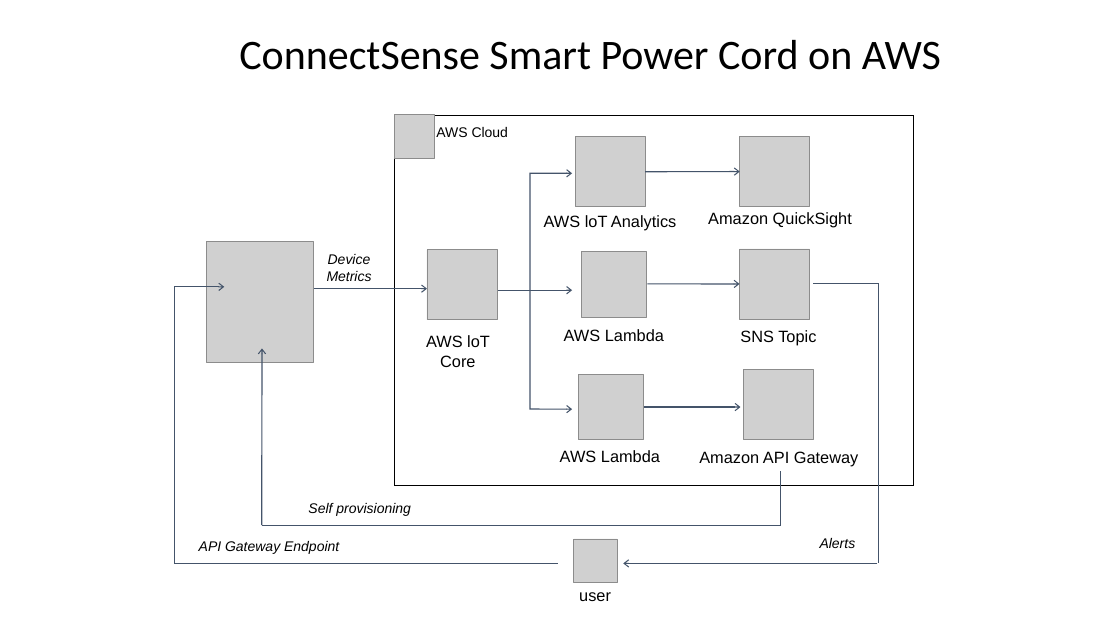
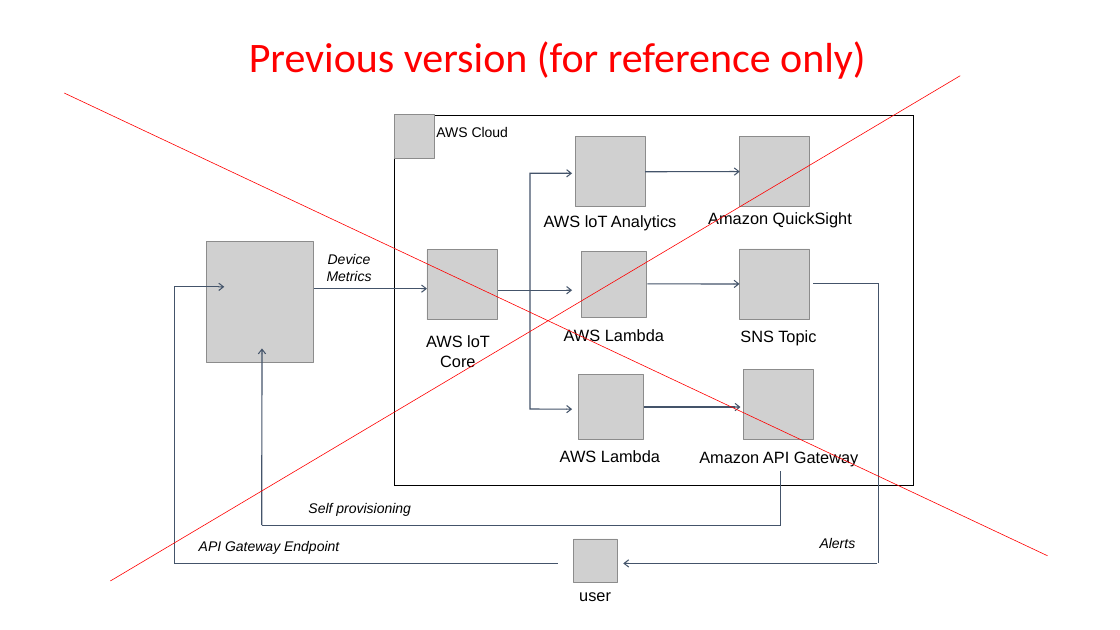
Before and after one commit to trek10inc/quickstart-grid-connect-connectsense, a slide deck: slide 2 of docs/images/connectsense-spc-architecture-diagram.pptx (slide 1 before the commit). Drawn at 1120x630 pixels with LibreOffice and Linux fonts; fonts in the diff are those of the drawing; grey boxes stand for pictures. Boxes give left, top, right and bottom in pixels: in the first picture for what was removed or moved away, otherwise in the second. Text is boxed around its words. In the diff, an @@ line names an element or a change of style, - is before the commit and + after.

```diff
--- a/docs/images/connectsense-spc-architecture-diagram.pptx
+++ b/docs/images/connectsense-spc-architecture-diagram.pptx
@@ text at (x1=249, y1=41, x2=866, y2=79): text changed; text colour #000000 to #FF0000 @@
-ConnectSense Smart Power Cord on AWS
+Previous version (for reference only)
@@ line added from (110, 581) to (960, 76), #FF0000 0.5 pt @@
@@ line added from (64, 93) to (1048, 556), #FF0000 0.5 pt @@
```
Also in this commit, not shown: 1 slide added, 14 other files.
